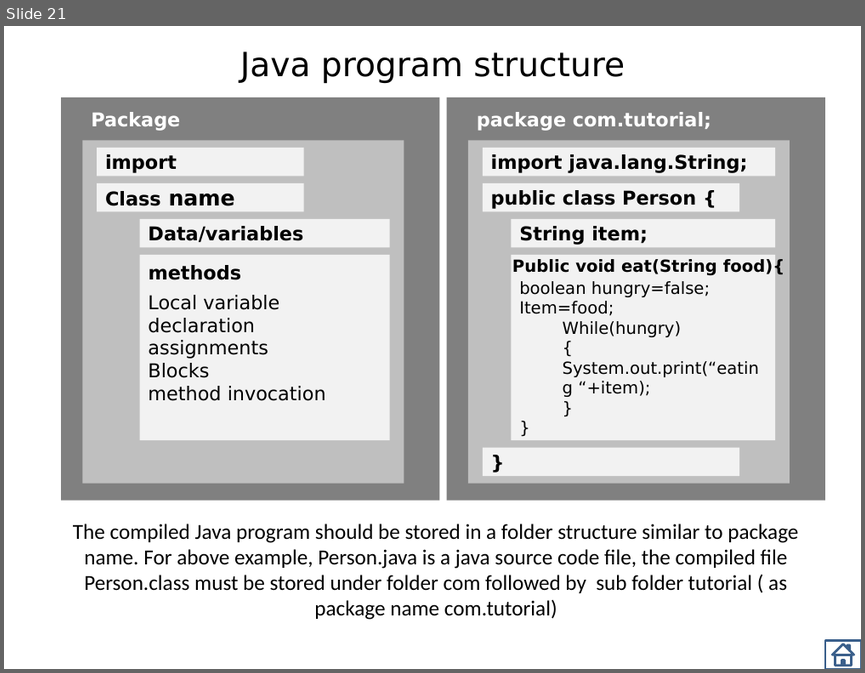
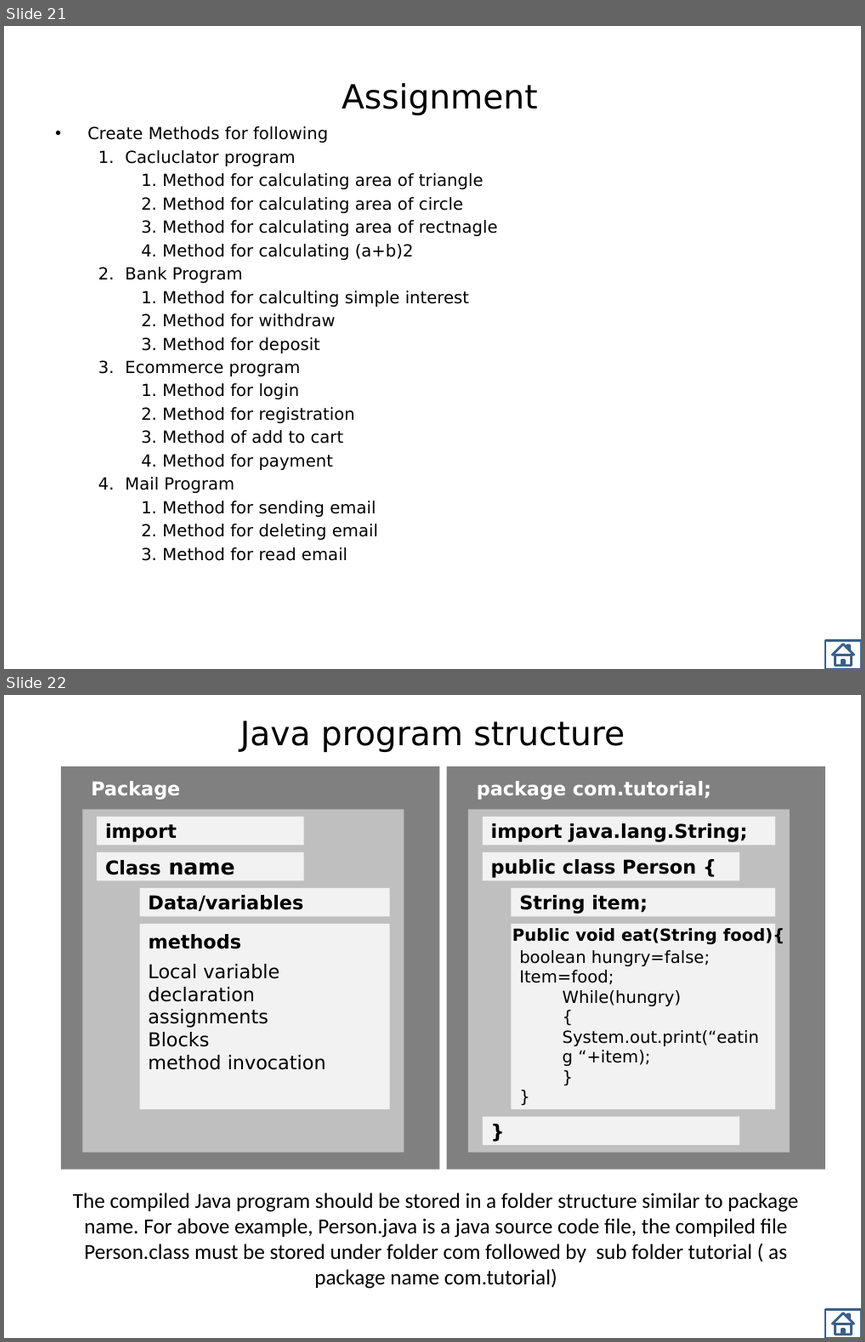
Before and after one commit to thinkcodegravity/dec24java, a slide deck: Java_st.pptx. Shown one above the other, each under a label of ours: slide 21 before the commit, slides 21 and 22 after it. The pictures are 865x673 and 865x1342 pixels, drawn with LibreOffice and Linux fonts; fonts in the diff are those of the drawing. Boxes give left, top, right and bottom in pixels: in the first picture for what was removed or moved away, otherwise in the second. Text is boxed around its words. In the diff, an @@ line names an element or a change of style, - is before the commit and + after.

Commit message:
references and method call

```diff
--- a/Java_st.pptx
+++ b/Java_st.pptx
@@ slide 21 added at (4, 26, 861, 669), background #FFFFFF @@
@@ title added at (341, 83, 538, 115), 28 pt, text #000000 @@
+Assignment
@@ text added at (87, 126, 498, 561), 14 pt, text #000000 @@
+• Create Methods for following
+  1. Cacluclator program
+    1. Method for calculating area of triangle
+    2. Method for calculating area of circle
+    3. Method for calculating area of rectnagle
+    4. Method for calculating (a+b)2
+  2. Bank Program
+    1. Method for calculting simple interest
+    2. Method for withdraw
+    3. Method for deposit
+  3. Ecommerce program
+    1. Method for login
+    2. Method for registration
+    3. Method of add to cart
+    4. Method for payment
+  4. Mail Program
+    1. Method for sending email
+    2. Method for deleting email
+    3. Method for read email
@@ action button home added at (825, 641, 861, 669), outline #3A5F8C 2 pt @@
@@ what was slide 21 is now slide 22 @@
```
Also in this commit, not shown: 1 slide changed, 1 other slide added, 9 other files.
